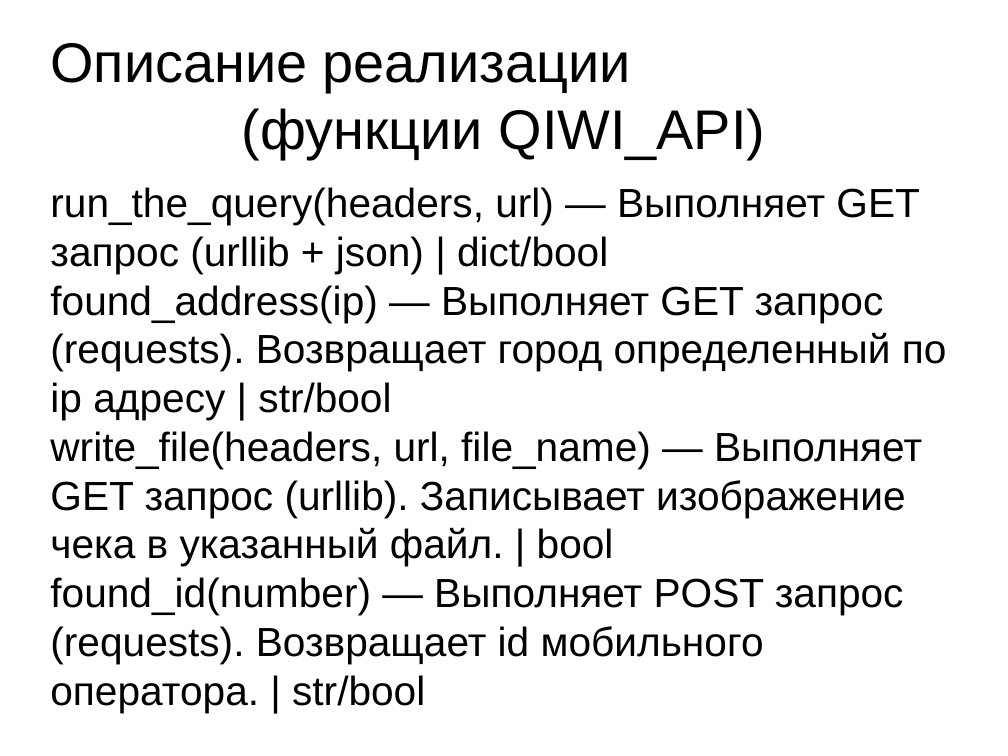
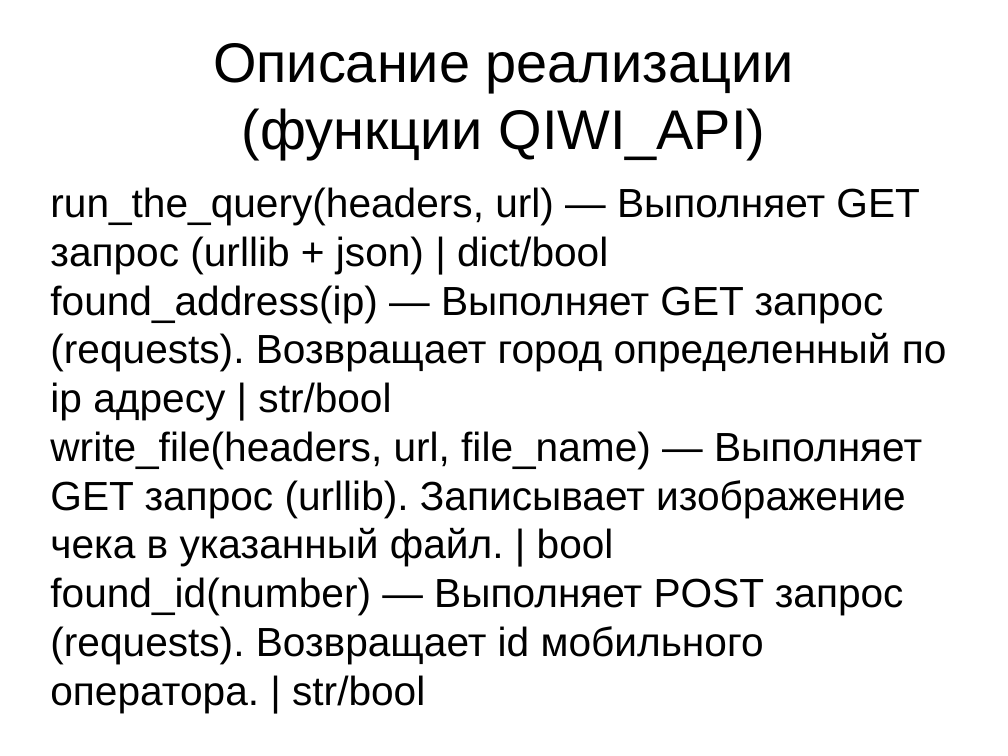
Before and after one commit to Kirill-Lekhov/Telegram-Qiwi-Bot, a slide deck: slide 12 of Telegram-Qiwi-Bot.pptx. Drawn at 1008x756 pixels with LibreOffice and Linux fonts; fonts in the diff are those of the drawing. Boxes give left, top, right and bottom in pixels: in the first picture for what was removed or moved away, otherwise in the second. Text is boxed around its words. In the diff, an @@ line names an element or a change of style, - is before the commit and + after.

```diff
--- a/Telegram-Qiwi-Bot.pptx
+++ b/Telegram-Qiwi-Bot.pptx
@@ text at (213,43,794,158): text changed @@
-Описание реализации
-(функции QIWI_API)
+Описание реализации
+(функции QIWI_API)
```
Also in this commit, not shown: 13 other slides changed.
